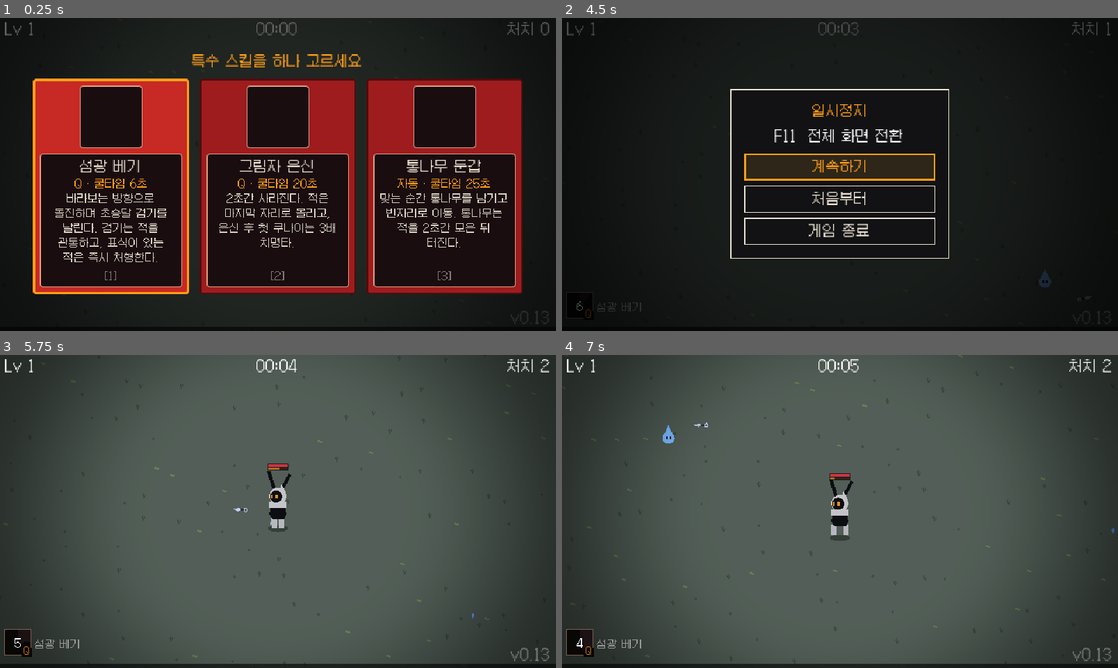
Above: before the commit, frames 1-4 (two rows, left to right).
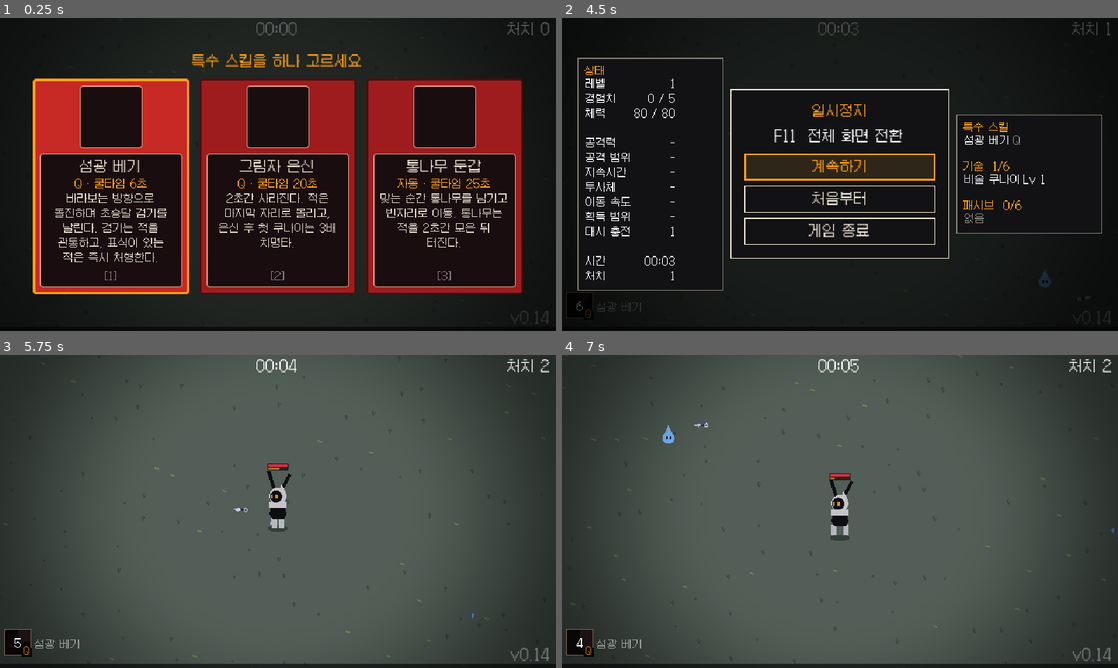
Above: after the commit, the same moments.

Repository: sookmo6442/kilvi
Game: Godot game, scene res://scenes/main.tscn
Same seed, same stepped clock (60 frames per second), same inputs: the game is played once before the commit and once after it.
Inputs (mouse positions are in pixels of both pictures, inside the frame that each line leads up to):
- Up to frame 1 (0.25 s): no input
- Up to frame 2 (4.5 s): click (673, 187) at 0.52 s; tap Enter at 1.25 s; move the mouse to (962, 158) at 1.27 s; hold D (move_right) 1.28-2.03 s; hold Space (dash) 1.28-2.03 s; move the mouse to (728, 190) at 2.02 s; hold S (move_down) 2.03-2.78 s; tap Space (dash) at 2.1, 3.8 s; move the mouse to (895, 105) at 2.77 s; hold D (move_right) 2.78-3.53 s; hold Space (dash) 2.78-3.53 s; tap Shift at 2.85 s; move the mouse to (812, 237) at 3.52 s; hold W (move_up) 3.53-4.28 s; tap E at 3.6 s; move the mouse to (1006, 221) at 4.27 s; hold A (move_left) from 4.28 s (still down); hold Space (dash) from 4.28 s (still down); tap P at 4.35 s
- Up to frame 3 (5.75 s): tap Escape (pause) at 4.9 s; release A (move_left) at 5 s; release Space (dash) at 5 s; click "계속하기" at 5 s
- Up to frame 4 (7 s): move the mouse to (673, 464) at 5.77 s; hold A (move_left) 5.78-6.53 s; tap 1 at 5.85 s; tap Space (dash) at 6.05 s; tap Q (skill) at 6.4 s; move the mouse to (867, 511) at 6.52 s; hold S (move_down) from 6.53 s (still down); hold Space (dash) from 6.53 s (still down)

The runs differ from the first frame. In frame 1, less than 0.1% of the frame differs, in the area x 0-99%, y 1-98%; in frame 2, 1.9%; in frame 3, less than 0.1%; in frame 4, less than 0.1%.

Commit message:
v0.14: 일시정지 때 왼쪽 상태·오른쪽 기술 레벨 표시, 화면의 Lv 표시 제거
Co-Authored-By: Claude Opus 5.5 <noreply@anthropic.com>
Claude-Session: https://claude.ai/code/session_01HZDMDrb8GZDFDEhgWpqJy8

Diff:
--- a/project.godot
+++ b/project.godot
@@ -6,7 +6,7 @@
 [application]
 
 config/name="Kilvi"
-config/version="0.13"
+config/version="0.14"
 config/description="검은 토끼 닌자 킬비의 서바이벌 게임 (프로토타입)"
 run/main_scene="res://scenes/main.tscn"
 config/features=PackedStringArray("4.7", "GL Compatibility")
--- a/scripts/game_data.gd
+++ b/scripts/game_data.gd
@@ -5,7 +5,7 @@
 const RUN_LENGTH := 1200.0 # 한 판 길이(초). 이때 최종 보스가 나오고, 잡으면 클리어.
 const MAX_WEAPONS := 6
 const MAX_PASSIVES := 6
-const VERSION := "0.13"
+const VERSION := "0.14"
 const MAX_ENEMIES := 500
 
 ## 갈래: 체술(쿠나이를 쥐고 베기), 비술(닌자 도구), 인술(속성 술법).
--- a/scripts/main.gd
+++ b/scripts/main.gd
@@ -199,8 +199,83 @@
 		if menu.visible:
 			menu.close()
 		else:
-			menu.open("일시정지", "F11  전체 화면 전환", [["resume", "계속하기"], ["restart", "처음부터"], ["quit", "게임 종료"]])
+			menu.open("일시정지", "F11  전체 화면 전환", [["resume", "계속하기"], ["restart", "처음부터"], ["quit", "게임 종료"]], _status_text(), _skills_text())
 		get_viewport().set_input_as_handled()
+
+
+# --- 일시정지 양옆 정보 -------------------------------------------------
+
+const _C_HEAD := "#ff9e1a"
+const _C_DIM := "#8c877d"
+
+
+func _pct(mult: float) -> String:
+	var p := roundi((mult - 1.0) * 100.0)
+	return "+%d%%" % p if p > 0 else "-"
+
+
+## 두 칸 표: 왼쪽은 이름, 오른쪽은 값(오른쪽 정렬). 빈 행은 [] 로 넣는다.
+func _table(head: String, rows: Array, ratio := Vector2i(3, 2)) -> String:
+	var out := "[color=%s]%s[/color]\n[table=2]" % [_C_HEAD, head]
+	for r in rows:
+		if r.is_empty():
+			out += "[cell] [/cell][cell] [/cell]"
+		else:
+			out += "[cell expand=%d]%s[/cell][cell expand=%d][right]%s[/right][/cell]" % [ratio.x, r[0], ratio.y, r[1]]
+	return out + "[/table]"
+
+
+## 왼쪽: 지금 상태
+func _status_text() -> String:
+	var p := player
+	return _table("상태", [
+		["레벨", str(p.level)],
+		["경험치", "%d / %d" % [p.xp, p.xp_needed]],
+		["체력", "%d / %d" % [ceili(p.hp), roundi(p.max_hp)]],
+		[],
+		["공격력", _pct(p.might)],
+		["공격 범위", _pct(p.area)],
+		["지속시간", _pct(p.duration)],
+		["투사체", "+%d" % p.extra_projectiles if p.extra_projectiles > 0 else "-"],
+		["이동 속도", _pct(p.speed_mult)],
+		["획득 범위", _pct(p.pickup_mult)],
+		["대시 충전", str(p.max_dash_charges())],
+		[],
+		["시간", "%02d:%02d" % [int(time) / 60, int(time) % 60]],
+		["처치", str(kills)],
+	])
+
+
+## 오른쪽: 든 기술과 패시브의 레벨
+func _skills_text() -> String:
+	var p := player
+	var out := ""
+	if p.skill_id != "":
+		var sk: Dictionary = GameData.SKILLS[p.skill_id]
+		out += _table("특수 스킬", [[sk.name, "[color=%s]%s[/color]" % [_C_DIM, sk.key]]], Vector2i(4, 1)) + "\n\n"
+	var rows := []
+	for id in p.weapons:
+		var w = p.weapons[id]
+		var d: Dictionary = GameData.WEAPONS[id]
+		var col: Color = GameData.SCHOOLS.get(d.school, Color.WHITE)
+		var wname: String = d.name
+		var lv := "Lv %d" % w.level
+		if w.evolved:
+			wname = GameData.EVOLUTIONS[id].name
+			lv = "진화"
+		elif w.level >= d.max_level:
+			lv = "MAX"
+		rows.append(["[color=#%s]%s[/color] %s" % [col.to_html(false), d.school, wname], lv])
+	out += _table("기술  %d/%d" % [p.weapons.size(), GameData.MAX_WEAPONS], rows, Vector2i(4, 1)) + "\n\n"
+	rows = []
+	for id in p.passives:
+		var d: Dictionary = GameData.PASSIVES[id]
+		var lv: int = p.passives[id]
+		rows.append([d.name, "MAX" if lv >= d.max_level else "Lv %d" % lv])
+	if rows.is_empty():
+		rows.append(["[color=%s]없음[/color]" % _C_DIM, ""])
+	out += _table("패시브  %d/%d" % [p.passives.size(), GameData.MAX_PASSIVES], rows, Vector2i(4, 1))
+	return out
 
 
 # --- 스폰 ---------------------------------------------------------------
--- a/scripts/ui/hud.gd
+++ b/scripts/ui/hud.gd
@@ -1,11 +1,10 @@
 extends CanvasLayer
-## 화면 정보: 위쪽에 레벨·시간·처치 수, 맨 아래에 경험치 바.
+## 화면 정보: 위쪽에 시간·처치 수, 맨 아래에 경험치 바.
 ## 체력과 대시는 킬비 머리 위(overhead_bars.gd)에 뜬다.
 
 const SkillSlot := preload("res://scripts/ui/skill_slot.gd")
 
 var _xp_bar: ProgressBar
-var _level_label: Label
 var _time_label: Label
 var _kills_label: Label
 var _contract_label: Label
@@ -30,10 +29,6 @@
 	_xp_bar.set_anchors_preset(Control.PRESET_BOTTOM_WIDE)
 	_xp_bar.offset_top = -5
 	root.add_child(_xp_bar)
-
-	_level_label = Label.new()
-	_level_label.position = Vector2(6, 4)
-	root.add_child(_level_label)
 
 	_time_label = Label.new()
 	_time_label.set_anchors_preset(Control.PRESET_CENTER_TOP)
@@ -160,10 +155,9 @@
 	_message_label.modulate.a = 1.0
 
 
-func set_xp(xp: int, needed: int, level: int) -> void:
+func set_xp(xp: int, needed: int, _level: int) -> void:
 	_xp_bar.max_value = needed
 	_xp_bar.value = xp
-	_level_label.text = "Lv %d" % level
 
 
 func set_time(t: float) -> void:
--- a/scripts/ui/menu_panel.gd
+++ b/scripts/ui/menu_panel.gd
@@ -6,6 +6,12 @@
 var _title: Label
 var _body: Label
 var _buttons_box: VBoxContainer
+var _left: PanelContainer
+var _right: PanelContainer
+var _left_text: RichTextLabel
+var _right_text: RichTextLabel
+
+const SIDE_WIDTH := 168
 
 
 func _ready() -> void:
@@ -22,11 +28,25 @@
 	center.set_anchors_preset(Control.PRESET_FULL_RECT)
 	add_child(center)
 
+	# [왼쪽 상태] [가운데 메뉴] [오른쪽 기술] — 양옆은 일시정지 때만 보인다
+	var row := HBoxContainer.new()
+	row.add_theme_constant_override("separation", 8)
+	center.add_child(row)
+
+	_left = _side_panel()
+	_left_text = _left.get_child(0)
+	row.add_child(_left)
+
 	var panel := PanelContainer.new()
 	var style := UiStyle.box(UiStyle.DARK, UiStyle.CREAM, 1)
 	style.set_content_margin_all(16)
 	panel.add_theme_stylebox_override("panel", style)
-	center.add_child(panel)
+	panel.size_flags_vertical = Control.SIZE_SHRINK_CENTER
+	row.add_child(panel)
+
+	_right = _side_panel()
+	_right_text = _right.get_child(0)
+	row.add_child(_right)
 
 	var box := VBoxContainer.new()
 	box.add_theme_constant_override("separation", 10)
@@ -48,7 +68,12 @@
 
 
 ## buttons: [[id, 글자], ...]
-func open(title: String, body: String, buttons: Array) -> void:
+## left/right: 양옆 패널에 넣을 BBCode 글. 비어 있으면 그 패널은 숨긴다.
+func open(title: String, body: String, buttons: Array, left: String = "", right: String = "") -> void:
+	_left.visible = left != ""
+	_right.visible = right != ""
+	_left_text.text = left
+	_right_text.text = right
 	_title.text = title
 	_body.text = body
 	_body.visible = body != ""
@@ -70,3 +95,23 @@
 func close() -> void:
 	visible = false
 	get_tree().paused = false
+
+
+func _side_panel() -> PanelContainer:
+	var p := PanelContainer.new()
+	var style := UiStyle.box(UiStyle.DARK, Color(UiStyle.CREAM, 0.5), 1)
+	style.set_content_margin_all(8)
+	p.add_theme_stylebox_override("panel", style)
+	p.custom_minimum_size = Vector2(SIDE_WIDTH, 0)
+	p.size_flags_vertical = Control.SIZE_SHRINK_CENTER
+	p.visible = false
+	var t := RichTextLabel.new()
+	t.bbcode_enabled = true
+	t.fit_content = true
+	t.scroll_active = false
+	t.autowrap_mode = TextServer.AUTOWRAP_OFF
+	t.custom_minimum_size = Vector2(SIDE_WIDTH - 16, 0)
+	t.add_theme_font_size_override("normal_font_size", 12)
+	t.mouse_filter = Control.MOUSE_FILTER_IGNORE
+	p.add_child(t)
+	return p
